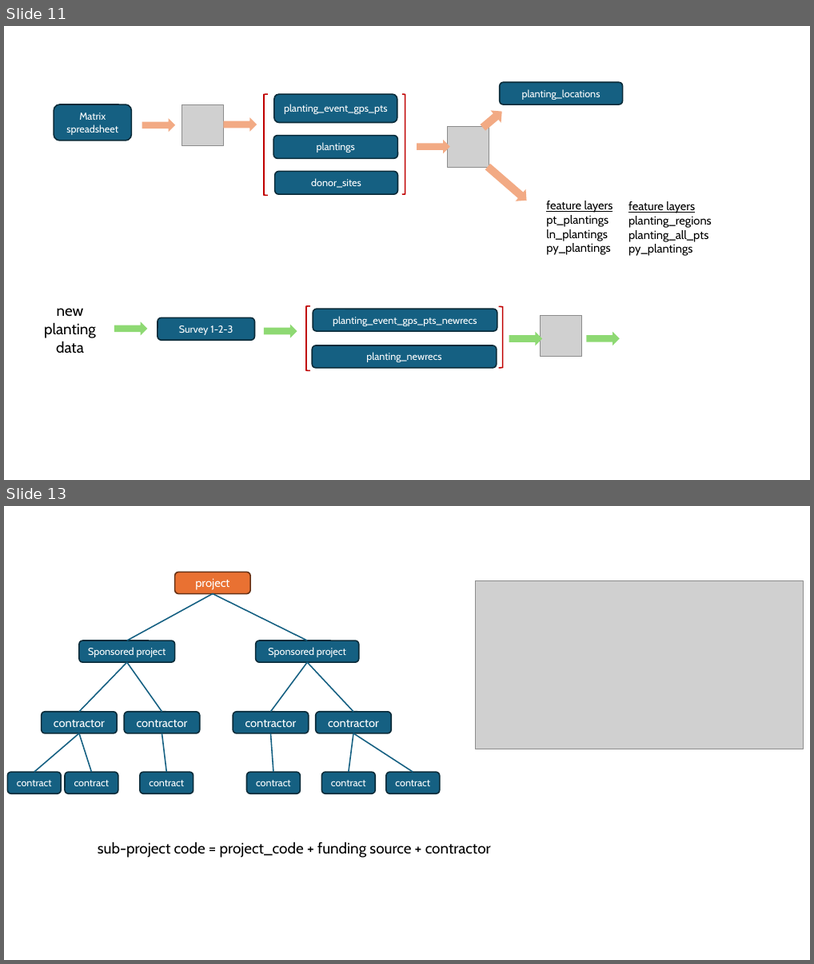
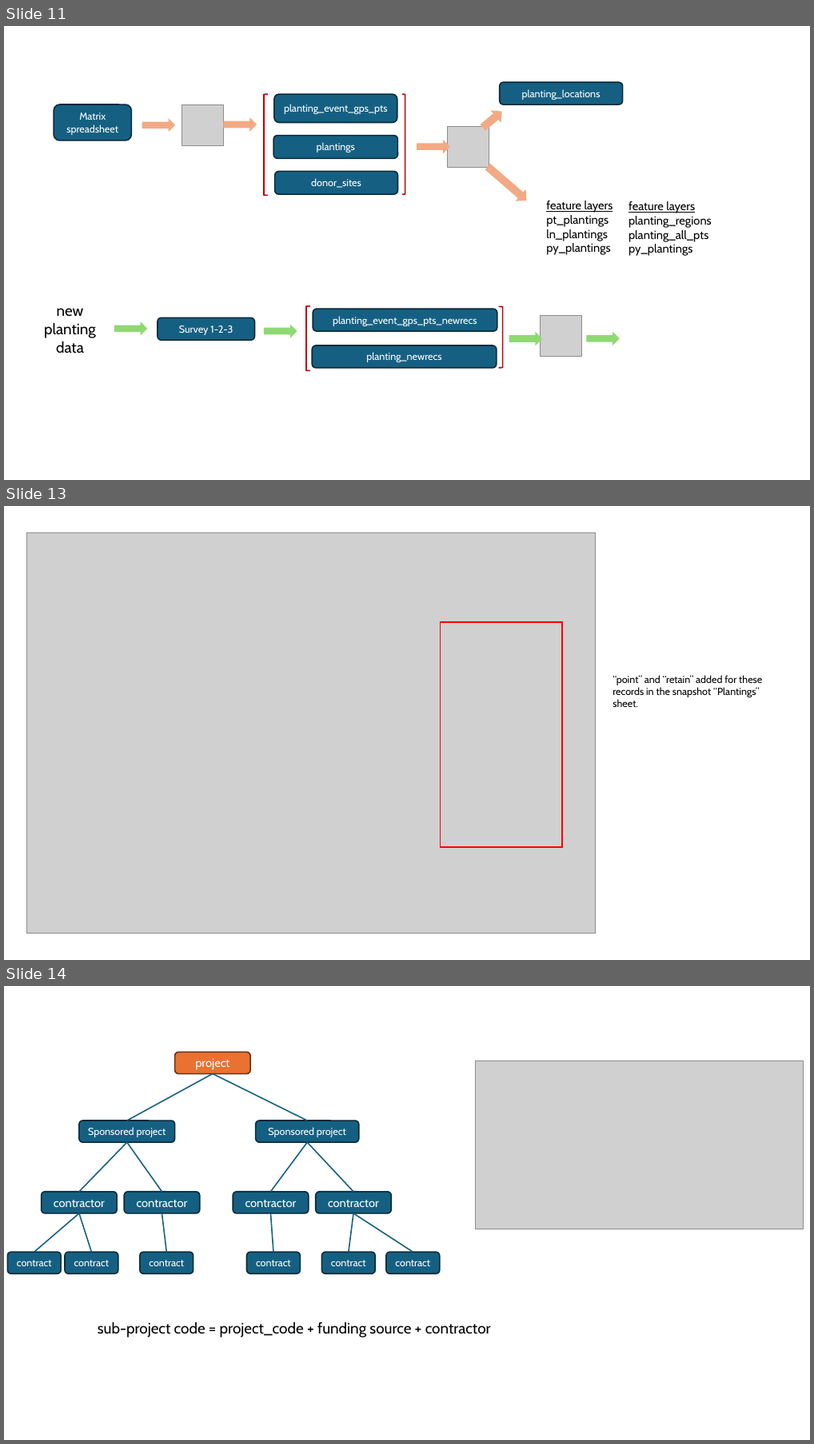
Before and after one commit to WA-Nearshore/seagrass-restoration-processing, a slide deck: docs/seagrass_restoration_storymap_notes.pptx. Shown one above the other, each under a label of ours: slides 11 and 13 before the commit, slides 11, 13 and 14 after it; the slides between them are not shown. The pictures are 814x964 and 814x1444 pixels, drawn with LibreOffice and Linux fonts; fonts in the diff are those of the drawing; grey boxes stand for pictures. Boxes give left, top, right and bottom in pixels: in the first picture for what was removed or moved away, otherwise in the second. Text is boxed around its words. In the diff, an @@ line names an element or a change of style, - is before the commit and + after.

```diff
--- a/docs/seagrass_restoration_storymap_notes.pptx
+++ b/docs/seagrass_restoration_storymap_notes.pptx
@@ slide 13 added at [4, 506, 810, 960], background #FFFFFF @@
@@ picture added at [27, 532, 596, 933] @@
@@ rectangle added at [440, 622, 562, 847], outline #FF0000 1.5 pt @@
@@ text added at [613, 675, 762, 707], 12 pt, text #000000 @@
+“point” and “retain” added for these records in the snapshot “Plantings” sheet.
@@ what was slide 13 is now slide 14 @@
```
Also in this commit, not shown: 3 slides changed, 8 other files.
